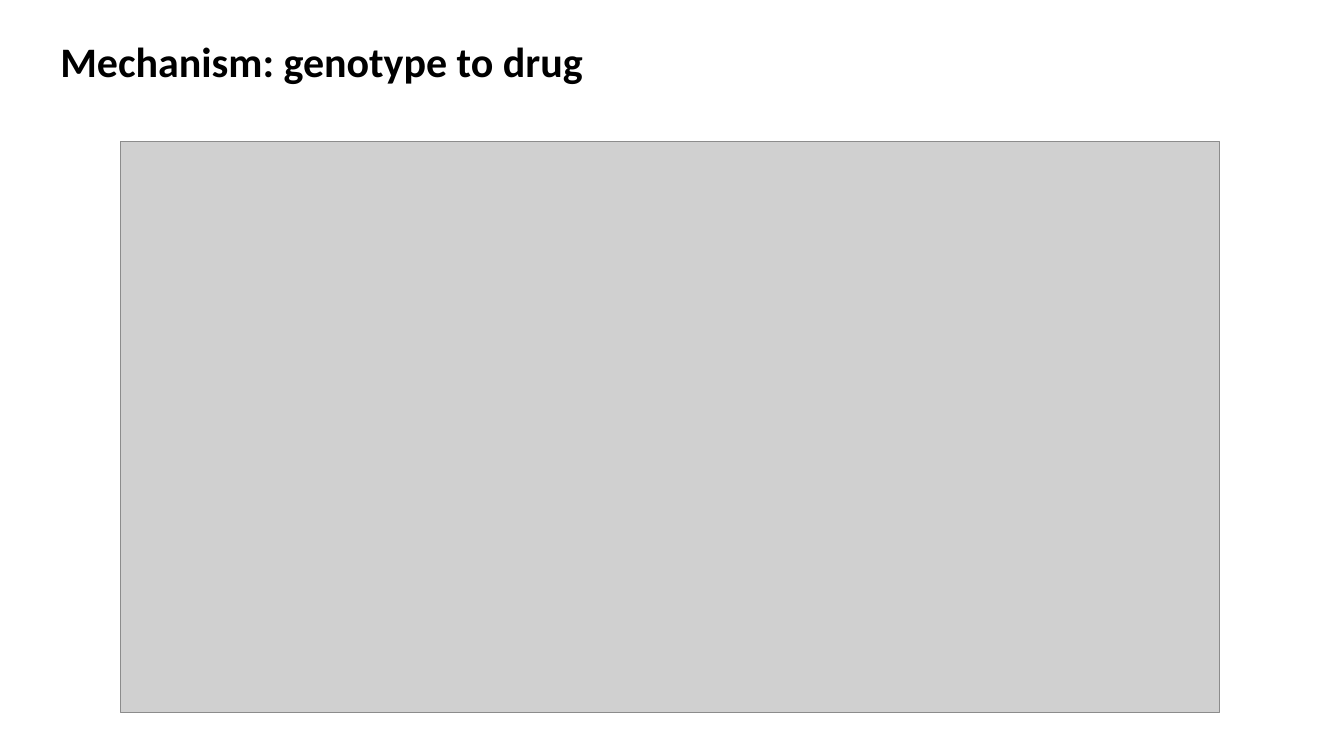
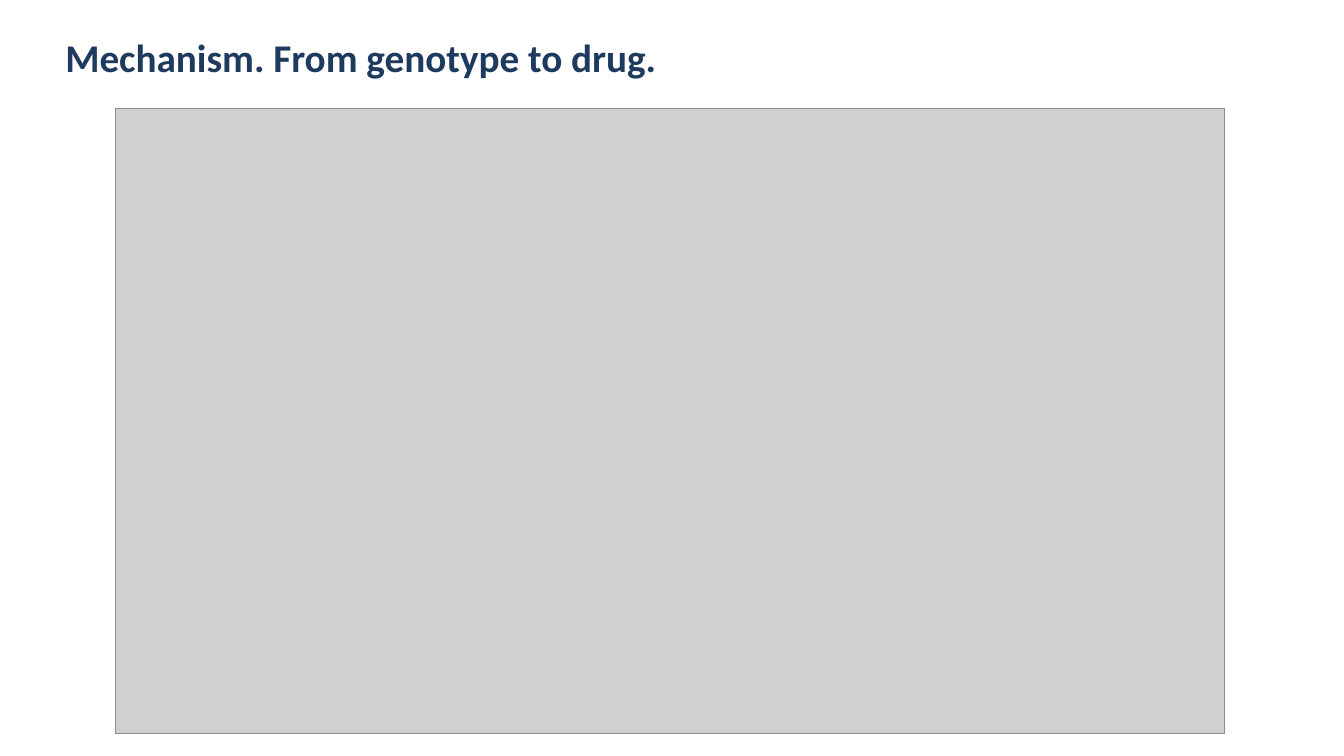
Before and after one commit to bigbag/mva-hackathon-2026, a slide deck: slide 4 of track2/slides/pitch_deck.pptx. Drawn at 1344x756 pixels with LibreOffice and Linux fonts; fonts in the diff are those of the drawing; grey boxes stand for pictures. Boxes give left, top, right and bottom in pixels: in the first picture for what was removed or moved away, otherwise in the second. Text is boxed around its words. In the diff, an @@ line names an element or a change of style, - is before the commit and + after.

Commit message:
Rewrite reports and decks in Simplified Technical English; rebuild figures
Fix overlapping domain-map labels, remove marketing metaphors from slides
and the video script, and plot Exomiser ranks from the genome-wide TSV.

```diff
--- a/track2/slides/pitch_deck.pptx
+++ b/track2/slides/pitch_deck.pptx
@@ text at <box>65,44,656,79</box>: text changed; size 30 to 28 pt; text colour #000000 to #1E3A5F @@
-Mechanism: genotype to drug
+Mechanism. From genotype to drug.
@@ picture: place and size @@
-picture at <box>121,141,1220,713</box>
+picture at <box>116,109,1225,734</box>
```
Also in this commit, not shown: 11 other slides changed, 15 other files.
